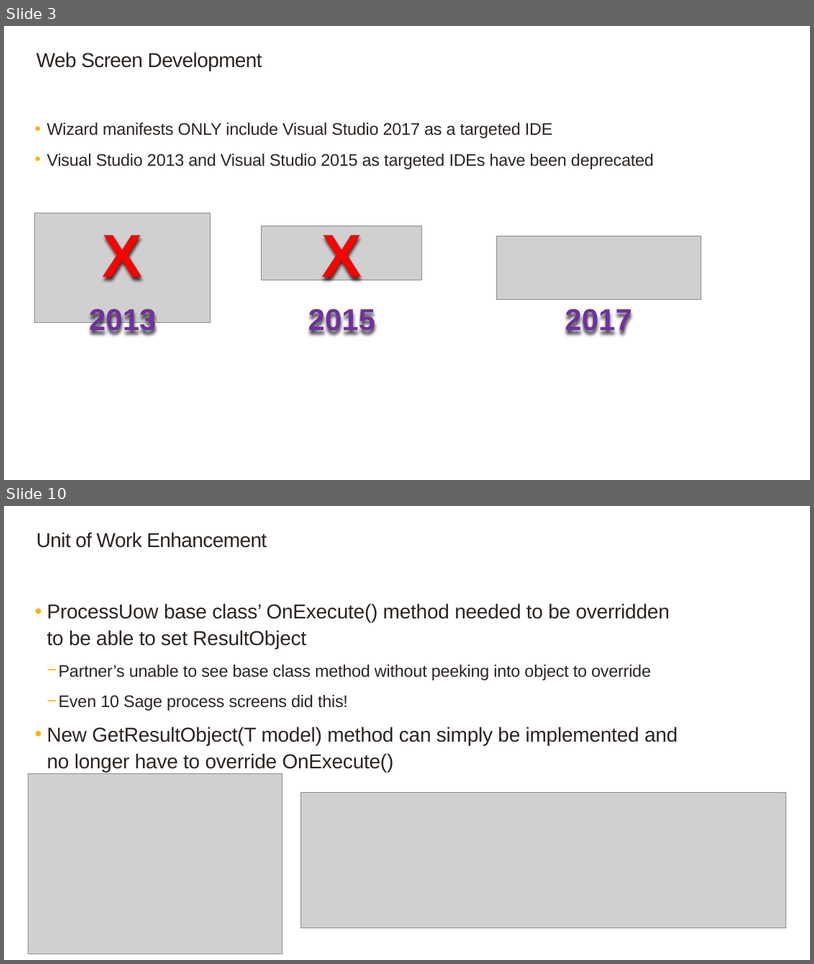
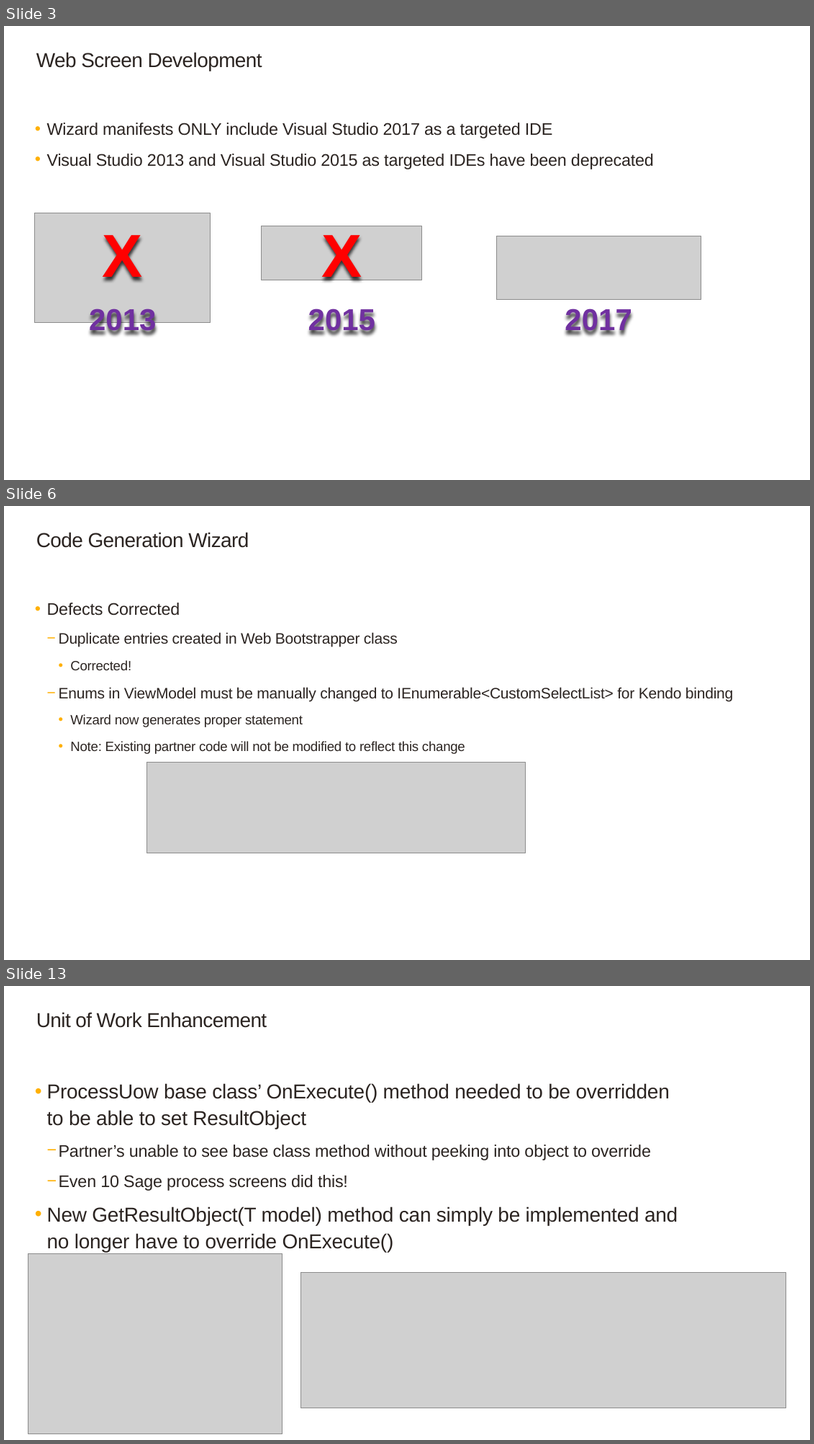
Before and after one commit to SageNADev/Sage300-SDK, a slide deck: docs/presentations/Sage300SDK_2019WebSDKOverview.pptx. Shown one above the other, each under a label of ours: slides 3 and 10 before the commit, slides 3, 6 and 13 after it; the slides between them are not shown. The pictures are 814x964 and 814x1444 pixels, drawn with LibreOffice and Linux fonts; fonts in the diff are those of the drawing; grey boxes stand for pictures; background and template pictures are left out. Boxes give left, top, right and bottom in pixels: in the first picture for what was removed or moved away, otherwise in the second. Text is boxed around its words. In the diff, an @@ line names an element or a change of style, - is before the commit and + after.

```diff
--- a/docs/presentations/Sage300SDK_2019WebSDKOverview.pptx
+++ b/docs/presentations/Sage300SDK_2019WebSDKOverview.pptx
@@ slide 6 added at (4, 506, 810, 960), background #FFFFFF @@
@@ title added at (36, 532, 249, 548), 24 pt, text #2B2421 @@
+Code Generation Wizard
@@ text added at (47, 602, 733, 754), 18 pt, text #2B2421 @@
+  • Defects Corrected
+    − Duplicate entries created in Web Bootstrapper class
+      • Corrected!
+    − Enums in ViewModel must be manually changed to IEnumerable<CustomSelectList> for Kendo binding
+      • Wizard now generates proper statement
+      • Note: Existing partner code will not be modified to reflect this change
@@ picture added at (147, 762, 525, 852) @@
@@ what was slide 10 is now slide 13 @@
```
Also in this commit, not shown: 5 slides changed, 2 other slides added, 3 other files.
